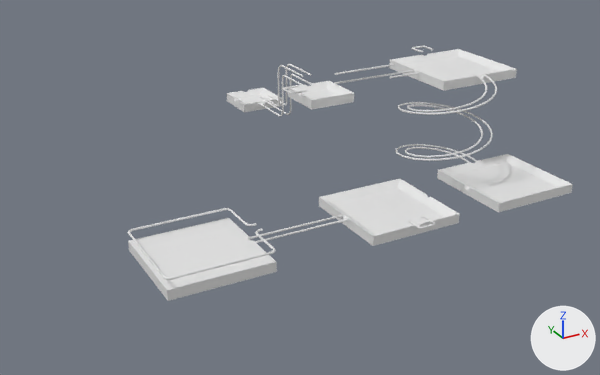
One commit to the FBX model Assets/Scenes/Models/Level1.fbx: the scene before it, then after it.
The view is the same before and after, from a 50 mm camera at (-2.38, -6.16, 3.53) aimed at (1.43, 0.78, 0.06). Lighting does not change. The marker at lower right points along +X, +Y and +Z. Where no turn or scale is listed for an object, it has been applied to the vertices. Vertices at the same position are counted once.

Script lines for the objects in view, before the commit:
```python
me_mesh = bpy.data.meshes.new('Mesh')
me_mesh.from_pydata(...)  # 14611 vertices, 14574 faces; spans x -0.51..4.0, y -0.66..2.85, z -0.05..1.14
ob_level1 = bpy.data.objects.new('Level1', me_mesh)
ob_level1.location = (0.0, 0.0, 0.0)
```
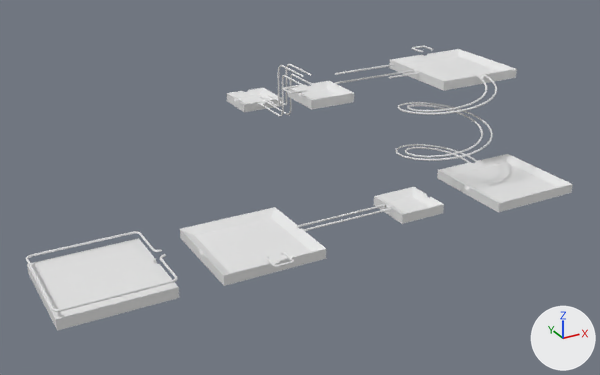
The newer file is also turned or shifted as a whole; pictures and numbers use the older file's frame.

The change, as a diff of the scene's bpy script:
```diff
--- a/Assets/Scenes/Models/Level1.fbx.py
+++ b/Assets/Scenes/Models/Level1.fbx.py
@@ me_mesh @@
 # used by ob_level1; location = (0.0, 0.0, 0.0)
-me_mesh.from_pydata(...)  # 14611 vertices, 14574 faces; spans x -0.51..4.0, y -0.66..2.85, z -0.05..1.14
+me_mesh.from_pydata(...)  # 16626 vertices, 16650 faces; spans x -1.41..4.0, y -0.66..2.85, z -0.05..1.14
+# me_mesh part 1: the loose piece of 14 vertices spanning x -0.5..0.5, y -0.5..0.5, z -0.05..0.05 is moved by (-0.9, 0.0, 0.0)
+# me_mesh part 2: the loose piece of 30 vertices spanning x 1.5..2.5, y -0.5..0.5, z -0.05..0.05 is copied, and the copy is moved by (-1.5, 0.0, 0.0); it spans x 0.0..1.0, y -0.5..0.5, z -0.05..0.05
+# me_mesh part 3: the loose piece of 34 vertices spanning x 0.5..1.5, y 0.04..0.06, z 0.02..0.04 is moved by (0.5, 0.0, 0.0)
+# me_mesh part 4: the loose piece of 34 vertices spanning x 0.5..1.5, y -0.06..-0.04, z 0.02..0.04 is moved by (0.5, 0.0, 0.0)
+# me_mesh part 5: a new loose piece of 1866 vertices spanning x -1.41..-0.34, y -0.51..0.51, z 0.11..0.13
+# me_mesh part 6: a new loose piece of 554 vertices spanning x 0.4..0.6, y -0.66..-0.46, z 0.09..0.11
+# me_mesh part 7: the loose piece of 522 vertices spanning x 1.9..2.1, y -0.66..-0.46, z 0.09..0.11 is deleted
+# me_mesh part 8: 27 vertices moved from x 1.5..3.56, y -0.5..1.47, z 0.03..1.11 to x 1.58..3.56, y -0.25..1.47, z 0.03..1.11; 46 vertices removed from x 1.5..3.0, y -0.5..1.06, z -0.05..1.14; 555 vertices added at x 1.57..3.56, y -0.25..1.48, z -0.05..1.14
+# me_mesh part 9: 634 vertices removed from x -0.51..0.59, y -0.51..0.51, z 0.14..0.16
```

What differs and where, as boxes [x1, y1, x2, y2] in the pictures (600 x 375 px; the box of a moved part takes in the faces that stretch with it):
'Level1', reshaped
    before: [128, 46, 573, 301]
    after: [26, 46, 573, 331]
part 1 of me_mesh, moved or reshaped
    before: [128, 218, 277, 301]
    after: [27, 238, 179, 331]
part 2 of me_mesh, added
    after: [180, 207, 326, 286]
part 3 of me_mesh, moved or reshaped
    before: [250, 215, 343, 239]
    after: [298, 204, 385, 227]
part 4 of me_mesh, moved or reshaped
    before: [255, 219, 348, 243]
    after: [303, 208, 391, 231]
part 5 of me_mesh, added
    after: [26, 231, 178, 312]
part 6 of me_mesh, added
    after: [266, 252, 294, 267]
part 7 of me_mesh, deleted
    before: [408, 216, 435, 229]
part 8 of me_mesh, built on
    before: [319, 49, 460, 246]
    after: [298, 49, 444, 224]
part 9 of me_mesh, deleted
    before: [128, 208, 276, 280]
